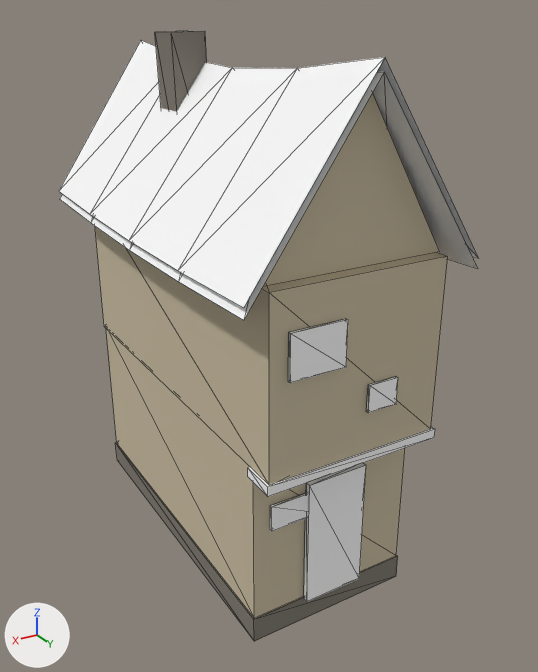
The glTF model kingdom/assets/generated/town_small/house_narrow_poor_a_lod1.glb: old version first, new version second.
Both versions are drawn from a 50 mm camera at (5.26, 9.76, 8.18) aimed at (-0.33, 0.44, 3.52). The lights are fixed; the arrows at lower left show +X, +Y and +Z. The older version comes first. Mesh edges are drawn as thin lines. Vertices at exactly the same position are counted once.

Before the edit, the objects in view are built like this:
```python
me_house_narrow_poor_a_lod1 = bpy.data.meshes.new('house_narrow_poor_a_lod1')
me_house_narrow_poor_a_lod1.from_pydata(...)  # 116 vertices, 154 faces; spans x -1.71..1.71, y -3.33..3.33, z 0.0..7.97
# faces by material slot: [50, 72, 32]
me_house_narrow_poor_a_lod1.materials.append(mat_tk_plaster)
me_house_narrow_poor_a_lod1.materials.append(mat_tk_timber)
me_house_narrow_poor_a_lod1.materials.append(mat_tk_thatch)
ob_house_narrow_poor_a_lod1 = bpy.data.objects.new('house_narrow_poor_a_lod1', me_house_narrow_poor_a_lod1)
ob_house_narrow_poor_a_lod1.location = (0.0, 0.0, 0.0)
```
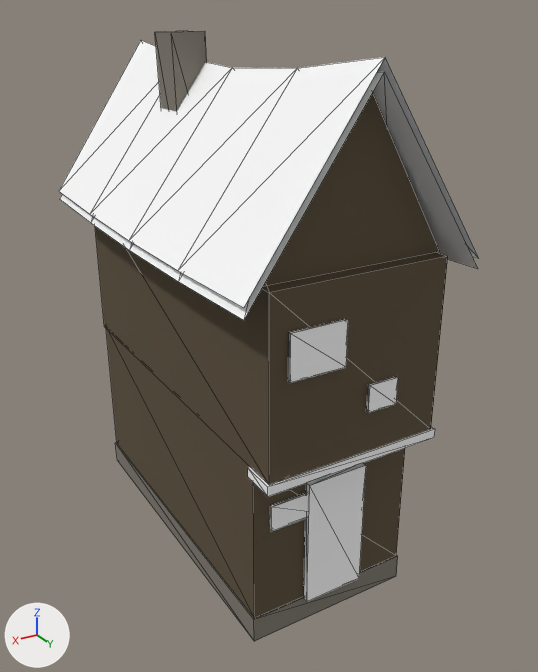
The change, as a list of edits to the scene's bpy script:
```text
Change me_house_narrow_poor_a_lod1:
    where me_house_narrow_poor_a_lod1.from_pydata(...)  # 116 vertices, 154 faces; spans x -1.71..1.71, y -3.33..3.33, z 0.0..7.97
    used by ob_house_narrow_poor_a_lod1; location = (0.0, 0.0, 0.0)
    me_house_narrow_poor_a_lod1 part 1: 26 faces centred in x -1.31..1.31, y -2.97..3.18, z 0.4..6.15 are repainted in the vertex colours; the middle colour goes from beige #ccbfa3 to brown #5c4f3b
```

Boxes [x1, y1, x2, y2] around the edits, measured in the pictures (538 x 672 px):
part 1 of me_house_narrow_poor_a_lod1, recoloured (beige to brown)
    both: [95, 92, 448, 618]
